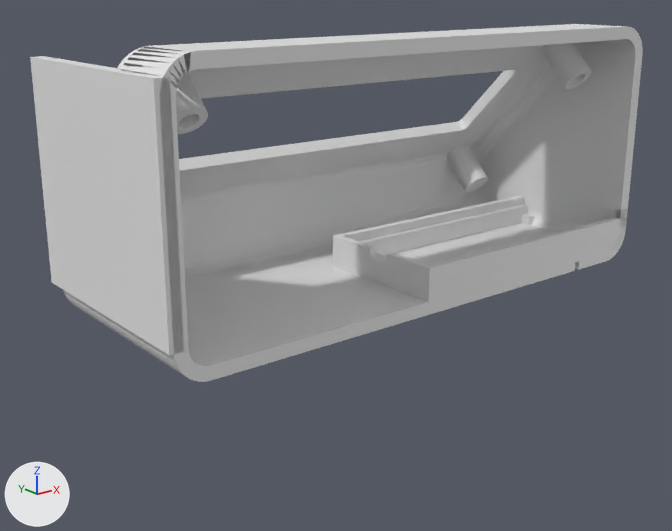
The Blender file 3D modeling/controller.blend: old version first, new version second.
Rendered twice from a 50 mm lens placed at (-49.0, -92.1, 47.9), pointed at (40.6, 19.9, 3.1). Every picture has the same lights, and +X, +Y and +Z are marked at lower left.

In view in the first picture: 'Encoder_bay', 'arduino_nano_case_bottom', 'arduino_nano_case_top', 'lcd_housing'.
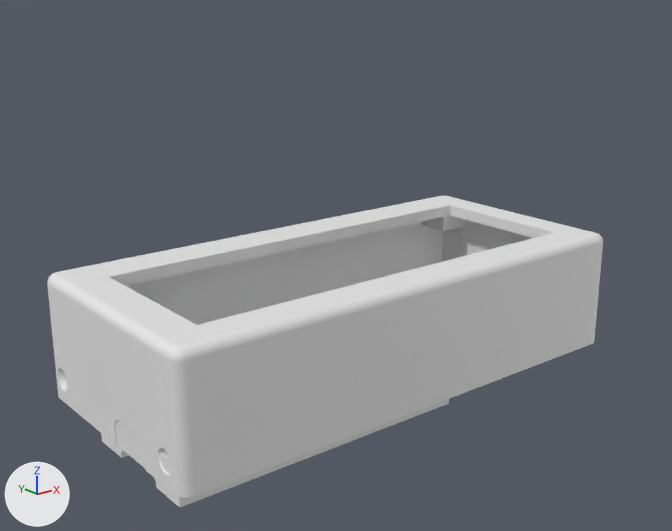
ob_cube_001 is not drawn itself; it is used by a modifier of ob_arduino_nano_case_top.

Changed parts and their boxes [x1, y1, x2, y2] in the pictures (672 x 531 px):
'V1.0_LCD_16x2_Case-Gehaeuse', added
    after: [47, 196, 603, 497]
'lcd_housing', deleted
    before: [63, 24, 643, 382]
'Encoder_bay', deleted
    before: [30, 56, 184, 355]
'arduino_nano_case_bottom', moved, turned
    before: [333, 196, 626, 302]
    after: [101, 399, 449, 507]
'arduino_nano_case_top', deleted
    before: [574, 204, 628, 226]

Edits to the bpy script that builds the scene:
```text
Add me_v1_0_lcd_16x2_case_gehaeuse:
    me_v1_0_lcd_16x2_case_gehaeuse.from_pydata(...)  # 6088 vertices, 12184 faces; spans x 0.0..85.0, y 0.0..40.0, z -15.0..5.0
Remove ob_cube_001:
    ob_cube_001 = bpy.data.objects.new('Cube.001', me_cube_003)
    ob_cube_001.location = (35.5, 0.0, 0.0)
    ob_cube_001.rotation_euler = (0.0, 0.0, 3.142)  # degrees (0, 0, 180)
    ob_cube_001.scale = (52.5, 48.9, 15.2)
    ob_cube_001.hide_set(True)
Remove ob_lcd_housing:
    ob_lcd_housing = bpy.data.objects.new('lcd_housing', me_lcd_housing)
    ob_lcd_housing.location = (0.0, 0.0, 0.0)
    _m = ob_lcd_housing.modifiers.new('Boolean', 'BOOLEAN')
    _m.object = ob_cube
    _m.operand_type = 'COLLECTION'
Change ob_arduino_nano_case_bottom:
    ob_arduino_nano_case_bottom.location: (90.0, 22.5, 1.5) -> (0.2, 23.6, -10.9)
    ob_arduino_nano_case_bottom.rotation_euler: (0.0, 0.0, 3.142) -> (3.142, 0.0, 0.0)  # degrees (0, 0, 180) -> degrees (180, 0, 0)
Remove ob_arduino_nano_case_top:
    ob_arduino_nano_case_top = bpy.data.objects.new('arduino_nano_case_top', me_arduino_nano_case_top)
    ob_arduino_nano_case_top.location = (90.0, 22.5, 0.0)
    ob_arduino_nano_case_top.rotation_euler = (0.0, 0.0, 3.142)  # degrees (0, 0, 180)
    _m = ob_arduino_nano_case_top.modifiers.new('Boolean', 'BOOLEAN')
    _m.object = ob_cube_001
Remove ob_encoder_bay:
    ob_encoder_bay = bpy.data.objects.new('Encoder_bay', me_cube_004)
    ob_encoder_bay.location = (0.4, 17.5, 20.9)
    ob_encoder_bay.scale = (1.0, 17.5, 16.1)
    _m = ob_encoder_bay.modifiers.new('Boolean', 'BOOLEAN')
    _m.operand_type = 'COLLECTION'
Add ob_v1_0_lcd_16x2_case_gehaeuse:
    ob_v1_0_lcd_16x2_case_gehaeuse = bpy.data.objects.new('V1.0_LCD_16x2_Case-Gehaeuse', me_v1_0_lcd_16x2_case_gehaeuse)
    ob_v1_0_lcd_16x2_case_gehaeuse.location = (0.0, 0.0, 0.0)
```
